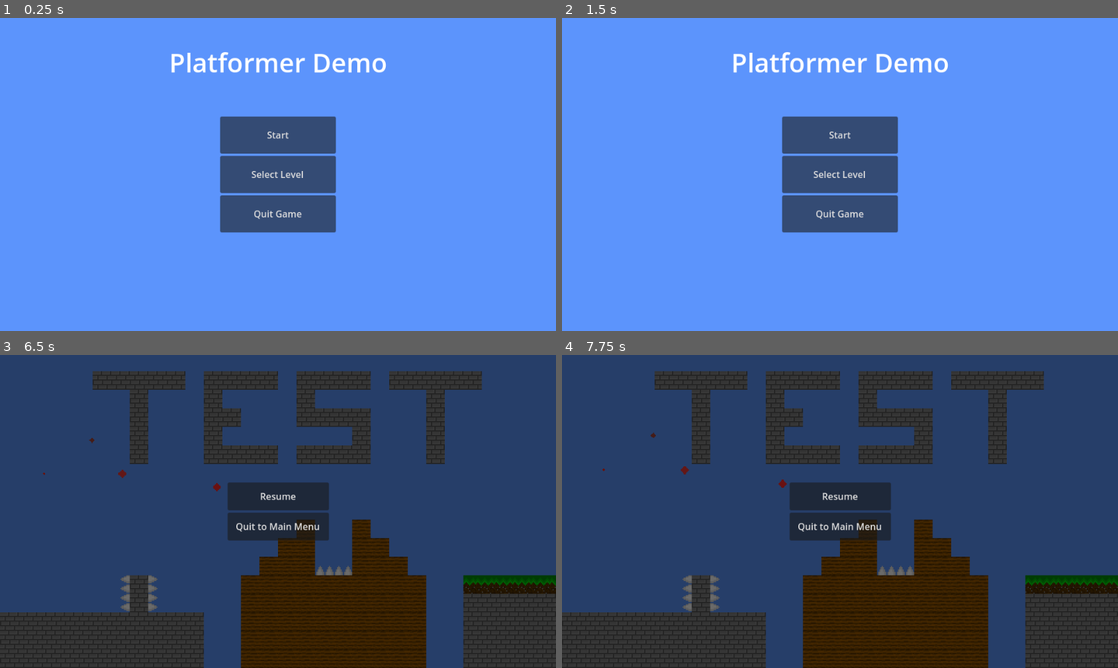
Above: before the commit, frames 1-4 (two rows, left to right).
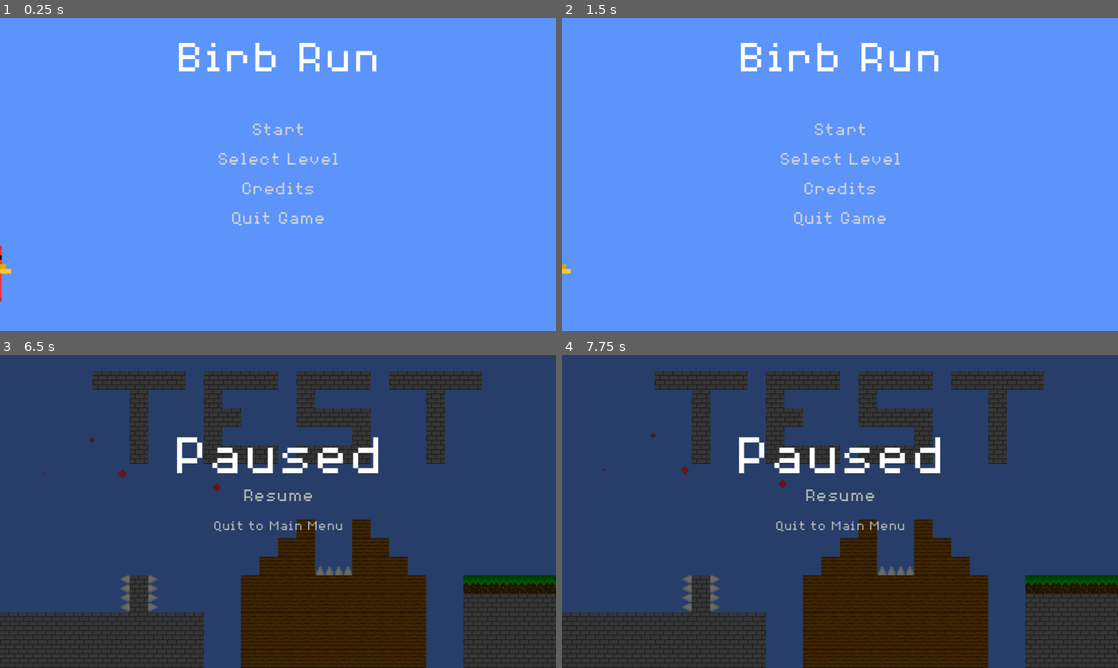
Above: after the commit, the same moments.

Repository: Birb-Games/birb-run
Game: Godot game, scene res://scenes/Root.tscn
Two runs of this game, one before a commit and one after it. Both use one fixed random seed, a clock stepped at 60 frames per second and the inputs below.
Inputs (mouse positions are in pixels of both pictures, inside the frame that each line leads up to):
- Up to frame 1 (0.25 s): no input
- Up to frame 2 (1.5 s): click (840, 190) at 0.5 s, where only the run after the commit has a clickable "Credits"; click "Back to Main Menu" at 1.25 s
- Up to frame 3 (6.5 s): click "Start" at 2 s; hold Right (move_right) 2.78-4.28 s; tap Up (jump) at 3.02, 3.77, 5.27, 6.02 s; hold Left (move_left) 4.28-5.03 s; hold Right (move_right) from 5.03 s (still down); tap Escape (ui_cancel) at 6.4 s
- Up to frame 4 (7.75 s): release Right (move_right) at 6.53 s; hold Left (move_left) 6.53-7.28 s; tap Up (jump) at 6.77 s; hold Right (move_right) from 7.28 s (still down)

The runs differ from the first frame. In frame 1, 9.3% of the frame differs, in the area x 0-70%, y 8-91%; in frame 2, 9.2%; in frame 3, 4.5%; in frame 4, 4.5%.

Commit message:
update appearance of menus and also add win screen and credits

Diff:
--- a/scenes/Root.tscn
+++ b/scenes/Root.tscn
@@ -1,8 +1,8 @@
 [gd_scene load_steps=8 format=3 uid="uid://ct2d8b0xfiepn"]
 
 [ext_resource type="Script" path="res://scripts/Main.gd" id="1_77vjf"]
+[ext_resource type="PackedScene" uid="uid://dim87ptcaaygy" path="res://scenes/UI/WinScreen.tscn" id="2_4yjb5"]
 [ext_resource type="PackedScene" uid="uid://b360vkyso2uy" path="res://scenes/UI/UI.tscn" id="2_bagh4"]
-[ext_resource type="PackedScene" uid="uid://ckt6bjtscgusn" path="res://scenes/UI/LevelSelectScreen.tscn" id="2_lsq8a"]
 [ext_resource type="Script" path="res://scripts/CameraController.gd" id="3_nejv0"]
 [ext_resource type="PackedScene" uid="uid://dc8es0k4ttlx5" path="res://scenes/DeathBoundary.tscn" id="5_w5tu4"]
 [ext_resource type="AudioStream" uid="uid://dvtlawwq8ncqh" path="res://assets/sfx/teleport.wav" id="6_bx7vf"]
@@ -11,7 +11,7 @@
 [node name="Root" type="Node2D"]
 top_level = true
 script = ExtResource("1_77vjf")
-win_screen = ExtResource("2_lsq8a")
+win_screen = ExtResource("2_4yjb5")
 
 [node name="UI" parent="." instance=ExtResource("2_bagh4")]
 
--- /dev/null
+++ b/scenes/UI/Credits.tscn
@@ -0,0 +1,71 @@
+[gd_scene load_steps=3 format=3 uid="uid://b5mb5ij787512"]
+
+[ext_resource type="Script" path="res://scripts/Credits.gd" id="1_5gar8"]
+[ext_resource type="FontFile" uid="uid://b83lr4reqbm0y" path="res://assets/fonts/8BitOperator/8bitOperatorPlus8-Regular.ttf" id="1_7yl17"]
+
+[node name="Credits" type="Control"]
+layout_mode = 3
+anchors_preset = 15
+anchor_right = 1.0
+anchor_bottom = 1.0
+grow_horizontal = 2
+grow_vertical = 2
+script = ExtResource("1_5gar8")
+
+[node name="VBoxContainer" type="VBoxContainer" parent="."]
+layout_mode = 0
+offset_right = 960.0
+offset_bottom = 540.0
+theme_override_constants/separation = 32
+alignment = 1
+
+[node name="Title" type="Label" parent="VBoxContainer"]
+layout_mode = 2
+theme_override_fonts/font = ExtResource("1_7yl17")
+theme_override_font_sizes/font_size = 80
+text = "Credits"
+horizontal_alignment = 1
+
+[node name="Developers" type="Label" parent="VBoxContainer"]
+layout_mode = 2
+theme_override_fonts/font = ExtResource("1_7yl17")
+theme_override_font_sizes/font_size = 40
+text = "Birb Run is  made by:
+\"NullptrError\"
+\"gldeA\" (Glade Abbott)"
+horizontal_alignment = 1
+
+[node name="ThirdParty" type="Label" parent="VBoxContainer"]
+layout_mode = 2
+theme_override_fonts/font = ExtResource("1_7yl17")
+theme_override_font_sizes/font_size = 24
+text = "Third Party Software/Assets:
+
+Font used: 8bitOperator
+(License: SIL Open Font License)
+
+Sounds effects generated using sfxr
+
+Made with Godot Game Engine"
+horizontal_alignment = 1
+
+[node name="Back" type="Button" parent="."]
+custom_minimum_size = Vector2(260, 50)
+layout_mode = 1
+anchors_preset = 7
+anchor_left = 0.5
+anchor_top = 1.0
+anchor_right = 0.5
+anchor_bottom = 1.0
+offset_left = 213.0
+offset_top = -59.0
+offset_right = 473.0
+offset_bottom = -9.0
+grow_horizontal = 2
+grow_vertical = 0
+theme_override_fonts/font = ExtResource("1_7yl17")
+theme_override_font_sizes/font_size = 25
+text = "Back to Main Menu"
+flat = true
+
+[connection signal="button_down" from="Back" to="." method="_on_back_button_down"]
--- a/scenes/UI/LevelSelectScreen.tscn
+++ b/scenes/UI/LevelSelectScreen.tscn
@@ -1,6 +1,7 @@
-[gd_scene load_steps=2 format=3 uid="uid://ckt6bjtscgusn"]
+[gd_scene load_steps=3 format=3 uid="uid://ckt6bjtscgusn"]
 
 [ext_resource type="Script" path="res://scripts/LevelGrid.gd" id="1_4j715"]
+[ext_resource type="FontFile" uid="uid://b83lr4reqbm0y" path="res://assets/fonts/8BitOperator/8bitOperatorPlus8-Regular.ttf" id="1_wp22r"]
 
 [node name="LevelSelectScreen" type="Control"]
 layout_mode = 3
@@ -16,6 +17,7 @@
 offset_top = 20.0
 offset_right = 188.0
 offset_bottom = 62.0
+theme_override_fonts/normal_font = ExtResource("1_wp22r")
 theme_override_font_sizes/normal_font_size = 50
 text = "Level Select"
 fit_content = true
@@ -40,13 +42,15 @@
 anchor_top = 1.0
 anchor_right = 0.5
 anchor_bottom = 1.0
-offset_left = -130.0
-offset_top = -70.0
-offset_right = 130.0
-offset_bottom = -20.0
+offset_left = 213.0
+offset_top = -59.0
+offset_right = 473.0
+offset_bottom = -9.0
 grow_horizontal = 2
 grow_vertical = 0
+theme_override_fonts/font = ExtResource("1_wp22r")
 theme_override_font_sizes/font_size = 25
 text = "Back to Main Menu"
+flat = true
 
 [connection signal="pressed" from="Back" to="GridContainer" method="_on_back_pressed"]
--- a/scenes/UI/MainMenuScreen.tscn
+++ b/scenes/UI/MainMenuScreen.tscn
@@ -1,8 +1,34 @@
-[gd_scene load_steps=4 format=3 uid="uid://dxrwyx3nq6agl"]
+[gd_scene load_steps=11 format=3 uid="uid://dxrwyx3nq6agl"]
 
 [ext_resource type="Script" path="res://scripts/MainMenuScreen.gd" id="1_xs4w7"]
 [ext_resource type="PackedScene" uid="uid://eefsxgl3abjj" path="res://scenes/UI/PauseMenu.tscn" id="2_d63xh"]
 [ext_resource type="PackedScene" uid="uid://ckt6bjtscgusn" path="res://scenes/UI/LevelSelectScreen.tscn" id="3_ehalm"]
+[ext_resource type="PackedScene" uid="uid://b5mb5ij787512" path="res://scenes/UI/Credits.tscn" id="4_8onp4"]
+[ext_resource type="FontFile" uid="uid://b83lr4reqbm0y" path="res://assets/fonts/8BitOperator/8bitOperatorPlus8-Regular.ttf" id="4_r4eti"]
+[ext_resource type="Texture2D" uid="uid://dsbxufabiasgo" path="res://assets/sprites/player.png" id="5_wl2uc"]
+[ext_resource type="Script" path="res://scripts/MainMenuBirb.gd" id="6_yrx4e"]
+
+[sub_resource type="AtlasTexture" id="AtlasTexture_8t5ew"]
+atlas = ExtResource("5_wl2uc")
+region = Rect2(32, 0, 16, 16)
+
+[sub_resource type="AtlasTexture" id="AtlasTexture_uqw70"]
+atlas = ExtResource("5_wl2uc")
+region = Rect2(48, 0, 16, 16)
+
+[sub_resource type="SpriteFrames" id="SpriteFrames_y1vo6"]
+animations = [{
+"frames": [{
+"duration": 1.0,
+"texture": SubResource("AtlasTexture_8t5ew")
+}, {
+"duration": 1.0,
+"texture": SubResource("AtlasTexture_uqw70")
+}],
+"loop": true,
+"name": &"default",
+"speed": 5.0
+}]
 
 [node name="MainScreen" type="Control"]
 layout_mode = 3
@@ -14,19 +40,21 @@
 script = ExtResource("1_xs4w7")
 pause_screen = ExtResource("2_d63xh")
 level_select_screen = ExtResource("3_ehalm")
+credits_screen = ExtResource("4_8onp4")
 
 [node name="Title" type="RichTextLabel" parent="."]
 layout_mode = 1
 anchors_preset = 5
 anchor_left = 0.5
 anchor_right = 0.5
-offset_left = -188.0
-offset_top = 45.0
-offset_right = 188.0
-offset_bottom = 108.0
+offset_left = -178.0
+offset_top = 43.0
+offset_right = 179.0
+offset_bottom = 106.0
 grow_horizontal = 2
-theme_override_font_sizes/normal_font_size = 45
-text = "Platformer Demo"
+theme_override_fonts/normal_font = ExtResource("4_r4eti")
+theme_override_font_sizes/normal_font_size = 80
+text = "Birb Run"
 fit_content = true
 autowrap_mode = 0
 
@@ -48,18 +76,51 @@
 [node name="Continue" type="Button" parent="VBoxContainer"]
 layout_mode = 2
 size_flags_vertical = 3
+theme_override_colors/font_color = Color(0.830335, 0.830335, 0.830335, 1)
+theme_override_colors/font_pressed_color = Color(1, 1, 1, 1)
+theme_override_fonts/font = ExtResource("4_r4eti")
+theme_override_font_sizes/font_size = 32
 text = "Start"
+flat = true
 
 [node name="SelectLevel" type="Button" parent="VBoxContainer"]
 layout_mode = 2
 size_flags_vertical = 3
+theme_override_colors/font_color = Color(0.830335, 0.830335, 0.830335, 1)
+theme_override_colors/font_pressed_color = Color(1, 1, 1, 1)
+theme_override_fonts/font = ExtResource("4_r4eti")
+theme_override_font_sizes/font_size = 32
 text = "Select Level"
+flat = true
+
+[node name="Credits" type="Button" parent="VBoxContainer"]
+layout_mode = 2
+size_flags_vertical = 3
+theme_override_colors/font_color = Color(0.830335, 0.830335, 0.830335, 1)
+theme_override_colors/font_pressed_color = Color(1, 1, 1, 1)
+theme_override_fonts/font = ExtResource("4_r4eti")
+theme_override_font_sizes/font_size = 32
+text = "Credits"
+flat = true
 
 [node name="Quit" type="Button" parent="VBoxContainer"]
 layout_mode = 2
 size_flags_vertical = 3
+theme_override_colors/font_color = Color(0.830335, 0.830335, 0.830335, 1)
+theme_override_colors/font_pressed_color = Color(1, 1, 1, 1)
+theme_override_fonts/font = ExtResource("4_r4eti")
+theme_override_font_sizes/font_size = 32
 text = "Quit Game"
+flat = true
+
+[node name="AnimatedSprite2D" type="AnimatedSprite2D" parent="."]
+position = Vector2(-75, 457)
+scale = Vector2(8, 8)
+sprite_frames = SubResource("SpriteFrames_y1vo6")
+autoplay = "default"
+script = ExtResource("6_yrx4e")
 
 [connection signal="pressed" from="VBoxContainer/Continue" to="." method="_on_continue_pressed"]
 [connection signal="pressed" from="VBoxContainer/SelectLevel" to="." method="_on_select_level_pressed"]
+[connection signal="pressed" from="VBoxContainer/Credits" to="." method="_on_credits_pressed"]
 [connection signal="pressed" from="VBoxContainer/Quit" to="." method="_on_quit_pressed"]
--- a/scenes/UI/PauseMenu.tscn
+++ b/scenes/UI/PauseMenu.tscn
@@ -1,6 +1,7 @@
-[gd_scene load_steps=3 format=3 uid="uid://eefsxgl3abjj"]
+[gd_scene load_steps=4 format=3 uid="uid://eefsxgl3abjj"]
 
 [ext_resource type="Script" path="res://scripts/PauseMenu.gd" id="1_t1ofb"]
+[ext_resource type="FontFile" uid="uid://b83lr4reqbm0y" path="res://assets/fonts/8BitOperator/8bitOperatorPlus8-Regular.ttf" id="2_e1xqt"]
 
 [sub_resource type="CanvasItemMaterial" id="CanvasItemMaterial_ovuks"]
 blend_mode = 3
@@ -30,6 +31,18 @@
 grow_vertical = 2
 color = Color(0.41598, 0.41598, 0.41598, 1)
 
+[node name="Label" type="Label" parent="PauseMenu"]
+layout_mode = 2
+offset_left = 297.0
+offset_top = 143.0
+offset_right = 663.0
+offset_bottom = 213.0
+theme_override_fonts/font = ExtResource("2_e1xqt")
+theme_override_font_sizes/font_size = 100
+text = "Paused"
+horizontal_alignment = 1
+vertical_alignment = 1
+
 [node name="VBoxContainer" type="VBoxContainer" parent="PauseMenu"]
 custom_minimum_size = Vector2(175, 100)
 layout_mode = 1
@@ -48,13 +61,23 @@
 [node name="Resume" type="Button" parent="PauseMenu/VBoxContainer"]
 layout_mode = 2
 size_flags_vertical = 3
+theme_override_colors/font_color = Color(0.729412, 0.729412, 0.729412, 1)
+theme_override_colors/font_pressed_color = Color(1, 1, 1, 1)
+theme_override_fonts/font = ExtResource("2_e1xqt")
+theme_override_font_sizes/font_size = 32
 text = "Resume"
+flat = true
 
 [node name="Quit" type="Button" parent="PauseMenu/VBoxContainer"]
 layout_mode = 2
 size_flags_vertical = 3
+theme_override_colors/font_color = Color(0.729412, 0.729412, 0.729412, 1)
+theme_override_colors/font_pressed_color = Color(1, 1, 1, 1)
+theme_override_fonts/font = ExtResource("2_e1xqt")
+theme_override_font_sizes/font_size = 24
 text = "Quit to Main Menu
 "
+flat = true
 
 [connection signal="pressed" from="PauseMenu/VBoxContainer/Resume" to="." method="_on_resume_pressed"]
 [connection signal="pressed" from="PauseMenu/VBoxContainer/Quit" to="." method="_on_quit_pressed"]
--- /dev/null
+++ b/scenes/UI/WinScreen.tscn
@@ -0,0 +1,60 @@
+[gd_scene load_steps=4 format=3 uid="uid://dim87ptcaaygy"]
+
+[ext_resource type="FontFile" uid="uid://b83lr4reqbm0y" path="res://assets/fonts/8BitOperator/8bitOperatorPlus8-Regular.ttf" id="1_gd136"]
+[ext_resource type="Script" path="res://scripts/WinScreen.gd" id="1_oumm5"]
+[ext_resource type="PackedScene" uid="uid://b5mb5ij787512" path="res://scenes/UI/Credits.tscn" id="2_nu6mx"]
+
+[node name="Control" type="Control"]
+layout_mode = 3
+anchors_preset = 15
+anchor_right = 1.0
+anchor_bottom = 1.0
+grow_horizontal = 2
+grow_vertical = 2
+script = ExtResource("1_oumm5")
+credits_screen = ExtResource("2_nu6mx")
+
+[node name="VBoxContainer" type="VBoxContainer" parent="."]
+layout_mode = 0
+offset_right = 960.0
+offset_bottom = 540.0
+theme_override_constants/separation = 32
+
+[node name="YouWin" type="Label" parent="VBoxContainer"]
+layout_mode = 2
+theme_override_fonts/font = ExtResource("1_gd136")
+theme_override_font_sizes/font_size = 128
+text = "
+YOU WIN!!!"
+horizontal_alignment = 1
+
+[node name="Text" type="Label" parent="VBoxContainer"]
+layout_mode = 2
+theme_override_fonts/font = ExtResource("1_gd136")
+theme_override_font_sizes/font_size = 48
+text = "congrats, you beat all
+of the levels!
+
+Thanks for playing :)"
+horizontal_alignment = 1
+
+[node name="Credits" type="Button" parent="."]
+custom_minimum_size = Vector2(260, 50)
+layout_mode = 1
+anchors_preset = 7
+anchor_left = 0.5
+anchor_top = 1.0
+anchor_right = 0.5
+anchor_bottom = 1.0
+offset_left = -130.0
+offset_top = -122.0
+offset_right = 130.0
+offset_bottom = -72.0
+grow_horizontal = 2
+grow_vertical = 0
+theme_override_fonts/font = ExtResource("1_gd136")
+theme_override_font_sizes/font_size = 25
+text = "Credits"
+flat = true
+
+[connection signal="pressed" from="Credits" to="." method="_on_credits_pressed"]
--- /dev/null
+++ b/scripts/Credits.gd
@@ -0,0 +1,5 @@
+extends Control
+
+func _on_back_button_down():
+	var ui = $/root/Root/UI
+	ui.load_screen_from_scene(ui.main_menu)
--- a/scripts/LevelGrid.gd
+++ b/scripts/LevelGrid.gd
@@ -6,6 +6,8 @@
 
 const BUTTON_SIZE = 100 # length of the sides of each button in pixels
 const BUTTON_FONT_SIZE = 50
+
+static var font = load("res://assets/fonts/8BitOperator/8bitOperatorPlus8-Regular.ttf")
 
 func _ready():
 	# What level are we currently on?
@@ -24,6 +26,7 @@
 		level_button.set_script(load("res://scripts/LevelButton.gd"))
 		level_button.pressed.connect(level_button._on_pressed)
 		level_button.selected.connect($"/root/Root/UI"._on_level_selected)
+		level_button.add_theme_font_override("font", font)
 		if i > current_level and !unlock_everything:
 			level_button.disabled = true
 		add_child(level_button)
--- /dev/null
+++ b/scripts/MainMenuBirb.gd
@@ -0,0 +1,12 @@
+extends AnimatedSprite2D
+
+const SPEED = 120.0
+
+# Called every frame. 'delta' is the elapsed time since the previous frame.
+func _process(delta):
+	position.x += SPEED * delta
+
+	var viewport_rect = get_viewport_rect()
+	var width = sprite_frames.get_frame_texture("default", 0).get_width()
+	if position.x > viewport_rect.size.x + scale.x * width:
+		position.x = -16.0 - scale.x * width
--- a/scripts/MainMenuScreen.gd
+++ b/scripts/MainMenuScreen.gd
@@ -2,6 +2,7 @@
 
 @export var pause_screen: PackedScene
 @export var level_select_screen: PackedScene
+@export var credits_screen: PackedScene
 
 func _ready():
 	var root = $/root/Root
@@ -19,5 +20,9 @@
 	var ui = $"/root/Root/UI"
 	ui.load_screen_from_scene(level_select_screen)
 
+func _on_credits_pressed():
+	var ui = $"/root/Root/UI"
+	ui.load_screen_from_scene(credits_screen)
+
 func _on_quit_pressed():
 	get_tree().quit()
--- /dev/null
+++ b/scripts/WinScreen.gd
@@ -0,0 +1,7 @@
+extends Control
+
+@export var credits_screen: PackedScene
+
+func _on_credits_pressed():
+	var ui = $/root/Root/UI
+	ui.load_screen_from_scene(credits_screen)
Binary file added: assets/fonts/8BitOperator/8bitOperatorPlus-Bold.ttf
Not shown, added: assets/fonts/8BitOperator/8bitOperatorPlus-Bold.ttf.import
Binary file added: assets/fonts/8BitOperator/8bitOperatorPlus-Regular.ttf
Not shown, added: assets/fonts/8BitOperator/8bitOperatorPlus-Regular.ttf.import
Binary file added: assets/fonts/8BitOperator/8bitOperatorPlus8-Bold.ttf
Not shown, added: assets/fonts/8BitOperator/8bitOperatorPlus8-Bold.ttf.import
Binary file added: assets/fonts/8BitOperator/8bitOperatorPlus8-Regular.ttf
Not shown, added: assets/fonts/8BitOperator/8bitOperatorPlus8-Regular.ttf.import
Binary file added: assets/fonts/8BitOperator/8bitOperatorPlusSC-Bold.ttf
Not shown, added: assets/fonts/8BitOperator/8bitOperatorPlusSC-Bold.ttf.import
Binary file added: assets/fonts/8BitOperator/8bitOperatorPlusSC-Regular.ttf
Not shown, added: assets/fonts/8BitOperator/8bitOperatorPlusSC-Regular.ttf.import
(and 1 more such lines)
